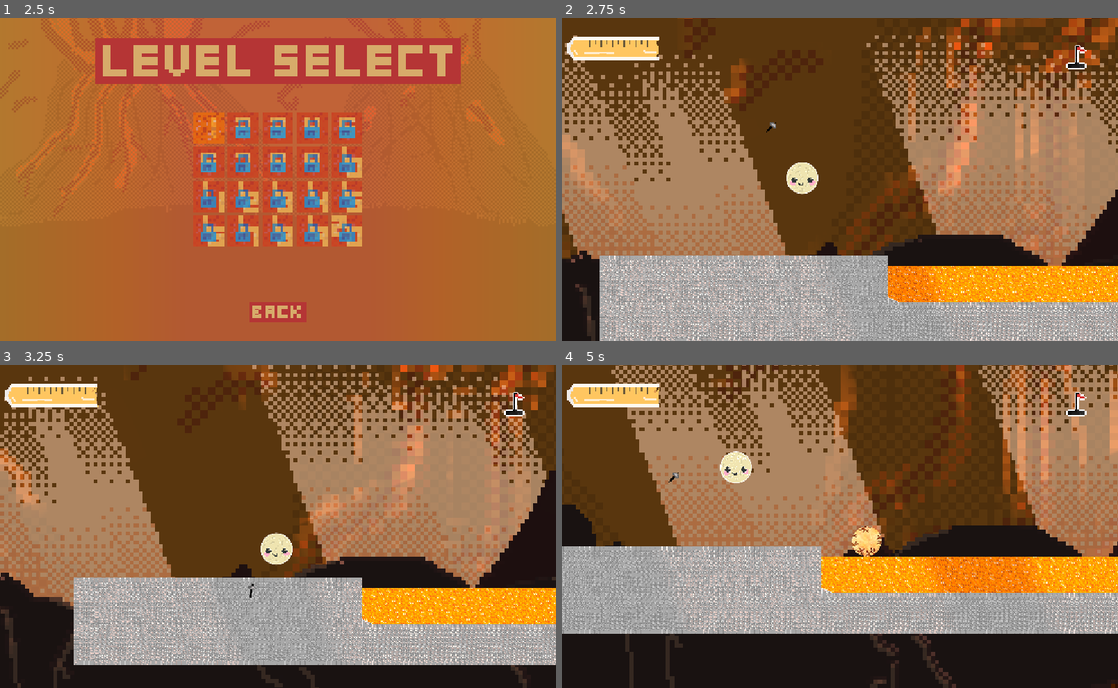
Above: before the commit, frames 1-4 (two rows, left to right).
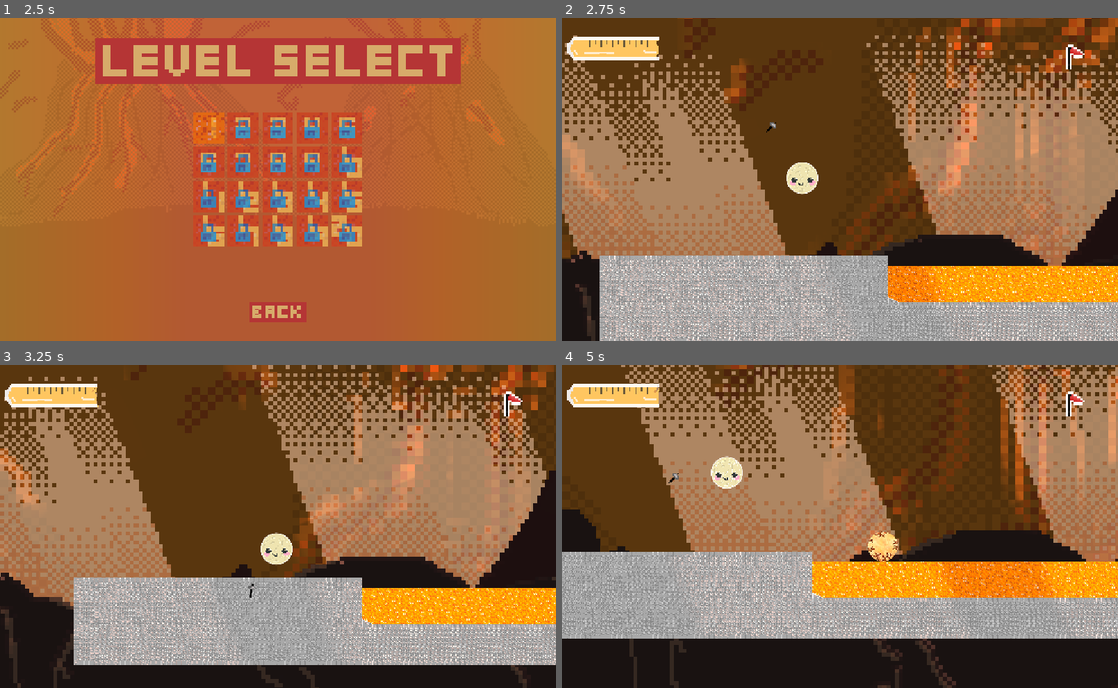
Above: after the commit, the same moments.

Repository: Yaheeha-Baheeha/rock-hard
Game: Godot game, scene res://menu.tscn
The game is run twice, just before and just after one commit, with the same random seed, the same clock (stepped at 60 frames per second) and the same inputs. Sound files missing from this copy of the repository are replaced by a short silence.
Inputs (mouse positions are in pixels of both pictures, inside the frame that each line leads up to):
- Up to frame 1 (2.5 s): click (278, 205) at 0.5 s; tap Enter (ui_accept) at 1.25 s; move the mouse to (400, 163) at 1.27 s; hold D (right) 1.28-2 s; tap C (flag) at 1.35 s; click (400, 163) at 1.42 s; tap Space (jump) at 1.52 s; tap T (flagspawn, bound only after the commit) at 1.55 s; click (211, 127) at 2 s
- Up to frame 2 (2.75 s): no input
- Up to frame 3 (3.25 s): drag from (166, 542) to (250, 591) at 2.77 s
- Up to frame 4 (5 s): move the mouse to (895, 455) at 3.52 s; hold D (right) 3.53-4.25 s; hold S (crouch) 3.53-4.25 s; tap T (flagspawn, bound only after the commit) at 3.8 s; drag from (812, 591) to (673, 478) at 4.27 s

Frame 1 is identical in both runs. In frame 2, 0.2% of the frame differs, in the area x 90-95%, y 8-16%; in frame 3, 0.2%; in frame 4, 35%, in the area x 0-100%, y 0-100%.

Commit message:
Added flag respawning

Diff:
--- a/HUD.tscn
+++ b/HUD.tscn
@@ -459,11 +459,6 @@
 stream = ExtResource("36_vppda")
 bus = &"SFX"
 
-[node name="Sprite2D" type="Sprite2D" parent="." unique_id=818805495]
-position = Vector2(1068.0001, 81)
-scale = Vector2(2.8400292, 2.8400292)
-texture = ExtResource("37_vppda")
-
 [node name="FlagAnimation" type="AnimatedSprite2D" parent="." unique_id=1210162645]
 position = Vector2(1067.7997, 82.79967)
 scale = Vector2(2.6749794, 2.6749794)
@@ -471,6 +466,18 @@
 frame = 14
 frame_progress = 1.0
 
+[node name="Container" type="AspectRatioContainer" parent="." unique_id=1416149333]
+clip_contents = true
+offset_left = 1048.16
+offset_top = 55.43
+offset_right = 1090.79
+offset_bottom = 106.604996
+
+[node name="FLAG" type="Sprite2D" parent="Container" unique_id=818805495]
+position = Vector2(3.8399658, 41.569992)
+scale = Vector2(4.5858293, 4.5858293)
+texture = ExtResource("37_vppda")
+
 [connection signal="pressed" from="PauseMenu/Back" to="PauseMenu" method="_on_back_pressed"]
 [connection signal="pressed" from="PauseMenu/Settings" to="PauseMenu" method="_on_settings_pressed"]
 [connection signal="pressed" from="PauseMenu/Menu" to="PauseMenu" method="_on_menu_pressed"]
--- a/Player.tscn
+++ b/Player.tscn
@@ -164,7 +164,6 @@
 scale = Vector2(4.515, 4.515)
 texture = ExtResource("29_ictha")
 script = ExtResource("30_1jgrc")
-cooldown_time = 60.0
 
 [node name="Camera2D" type="Camera2D" parent="." unique_id=202288614]
 position = Vector2(200, 16)
--- a/flag.gd
+++ b/flag.gd
@@ -2,41 +2,73 @@
 # Member variables (place these near the top of your script)
 var active_clone: Sprite2D = null
 var can_spawn: bool = true
-@export var cooldown_time: float = 1.0  # Adjust this in seconds as needed
 
 func summon_clone() -> void:
-	# 1. Block spawning if we are still on cooldown
 	if not can_spawn:
 		return
 
-	# 2. If a previous clone already exists, destroy it immediately
 	if is_instance_valid(active_clone):
 		active_clone.queue_free()
 		active_clone = null
 
-	# 3. Duplicate the sprite and capture its world position
+	# Duplicate the sprite and capture its world position.
 	var clone = self.duplicate() as Sprite2D
 	var current_pos = global_position
 
-	# 4. Add to main scene root (detaching from the moving parent)
+	# Add to main scene root so the flag stays where it was placed.
 	get_tree().current_scene.add_child(clone)
 
-	# 5. Position it, make it visible, and strip its script
+	# Position it, make it visible, and strip its script.
 	clone.global_position = current_pos
 	clone.visible = true
 	clone.set_script(null)
 
-	# Track this new clone as the active one
+	# Track this new clone as the active flag.
 	active_clone = clone
 
-	# 6. Start the cooldown timer
+	await _play_flag_animation()
+
+func teleport_to_flag() -> void:
+	if not can_spawn or not is_instance_valid(active_clone):
+		return
+
+	_teleport_to_flag()
+	await _play_flag_animation()
+
+func _teleport_to_flag() -> void:
+	var player := get_parent().get_parent() as Node2D
+	if not player or not is_instance_valid(active_clone):
+		return
+
+	var teleport_offset := active_clone.global_position - global_position
+	if player.has_method("teleport_by"):
+		player.teleport_by(teleport_offset)
+	else:
+		player.global_position += teleport_offset
+
+func _play_flag_animation() -> void:
 	can_spawn = false
-	get_tree().create_timer(cooldown_time).timeout.connect(func():
+	var flag_animation := get_node_or_null("/root/HUD/FlagAnimation") as AnimatedSprite2D
+	var hud_flag := get_node_or_null("/root/HUD/Container/FLAG") as Sprite2D
+	if not flag_animation:
 		can_spawn = true
-	)
+		return
+
+	if hud_flag:
+		hud_flag.modulate.a = 0.2
+
+	flag_animation.stop()
+	flag_animation.frame = 0
+	flag_animation.play("default")
+	await flag_animation.animation_finished
+	if hud_flag:
+		hud_flag.modulate.a = 1.0
+	can_spawn = true
 
 func _ready() -> void:
-	pass # Replace with function body.
+	var hud_flag := get_node_or_null("/root/HUD/Container/FLAG") as Sprite2D
+	if hud_flag:
+		hud_flag.modulate.a = 1.0
 
 
 # Called every frame. 'delta' is the elapsed time since the previous frame.
@@ -46,3 +78,5 @@
 func _handle_input_controls(delta: float) -> void:
 	if Input.is_action_just_pressed("flag"):
 		summon_clone()
+	elif Input.is_action_just_pressed("flagspawn"):
+		teleport_to_flag()
--- a/level_1.tscn
+++ b/level_1.tscn
@@ -219,9 +219,8 @@
 [node name="RespawnPoint" type="Marker2D" parent="." unique_id=2045886584]
 position = Vector2(133, -262)
 
-[node name="Player" parent="." unique_id=438420809 node_paths=PackedStringArray("obstacle_markers") instance=ExtResource("10_gyffv")]
+[node name="Player" parent="." unique_id=438420809 instance=ExtResource("10_gyffv")]
 position = Vector2(133, -262)
-obstacle_markers = [NodePath("../Tilemap/TileMapLayer")]
 
 [node name="background" parent="." unique_id=979663656 instance=ExtResource("11_13y8f")]
 z_index = -100
--- a/player.gd
+++ b/player.gd
@@ -257,8 +257,14 @@
 	if soft_body:
 		soft_body.set_shape(shape_index)
 
+func teleport_by(offset: Vector2) -> void:
+	global_position += offset
+	if soft_body:
+		soft_body.refresh_collision_context()
+
 
 func respawn(target_position: Vector2) -> void:
 	global_position = target_position
 	if soft_body:
 		soft_body.respawn(Vector2.ZERO)
+		soft_body.refresh_collision_context()
--- a/project.godot
+++ b/project.godot
@@ -99,6 +99,11 @@
 "events": [Object(InputEventKey,"resource_local_to_scene":false,"resource_name":"","device":-1,"window_id":0,"alt_press …(191 unchanged characters)…
 ]
 }
+flagspawn={
+"deadzone": 0.2,
+"events": [Object(InputEventKey,"resource_local_to_scene":false,"resource_name":"","device":-1,"window_id":0,"alt_pressed":false,"shift_pressed":false,"ctrl_pressed":false,"meta_pressed":false,"pressed":false,"keycode":0,"physical_keycode":84,"key_label":0,"unicode":116,"location":0,"echo":false,"script":null)
+]
+}
 
 [physics]
 
--- a/soft_body_sphere.gd
+++ b/soft_body_sphere.gd
@@ -388,6 +388,39 @@
 	springs.clear()
 	_build_shape(current_shape, target_position)
 
+func refresh_collision_context() -> void:
+	obstacle_polygons.clear()
+	var raw_polygon := PackedVector2Array()
+	for node in obstacle_markers:
+		if node == null:
+			continue
+		if node is Marker2D:
+			raw_polygon.append(to_local(node.global_position))
+		elif node is TileMapLayer:
+			obstacle_polygons.append_array(_extract_tilemap_polygons(node))
+	if raw_polygon.size() > 2:
+		obstacle_polygons.append(raw_polygon)
+
+	var merged := true
+	while merged:
+		merged = false
+		for i in range(obstacle_polygons.size()):
+			for j in range(i + 1, obstacle_polygons.size()):
+				var result = Geometry2D.merge_polygons(obstacle_polygons[i], obstacle_polygons[j])
+				if result.size() == 1:
+					obstacle_polygons[i] = result[0]
+					obstacle_polygons.remove_at(j)
+					merged = true
+					break
+			if merged:
+				break
+
+	_initialize_trigger_zones()
+	ignore_rids.clear()
+	for node in get_tree().get_nodes_in_group("player_ignore"):
+		if node is CollisionObject2D:
+			ignore_rids.append(node.get_rid())
+
 func get_current_polygon_global() -> PackedVector2Array:
 	var poly = PackedVector2Array()
 	for p in points:
Not shown, changed: export_presets.cfg
